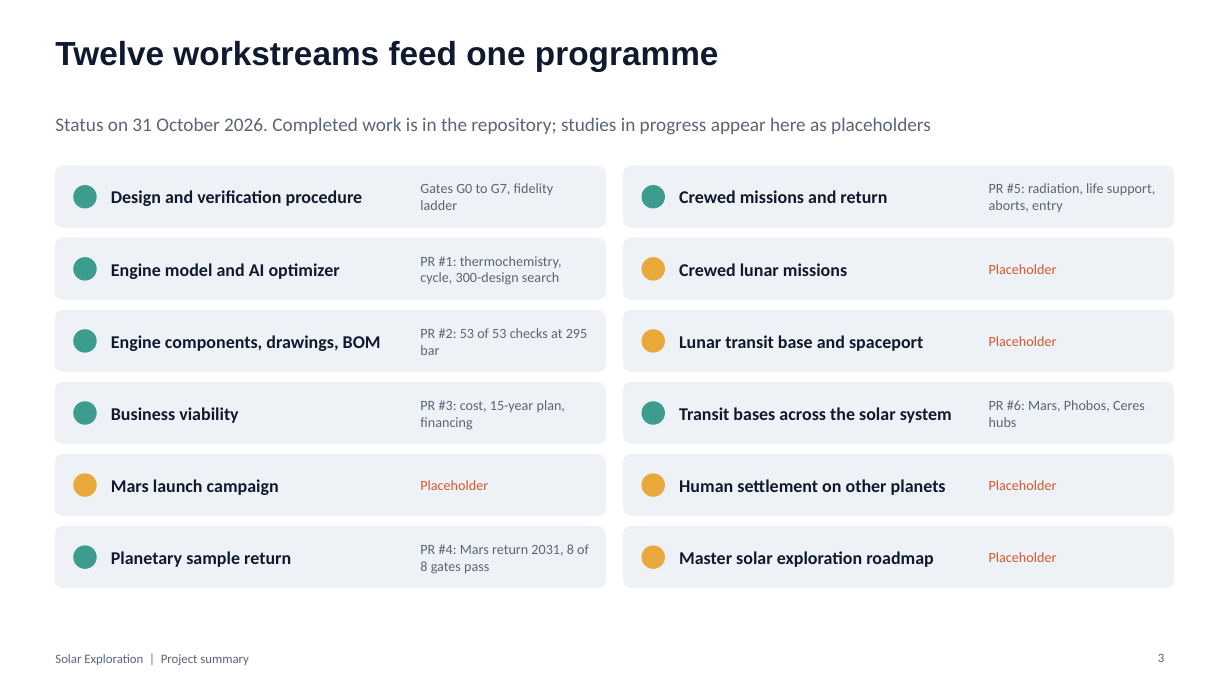
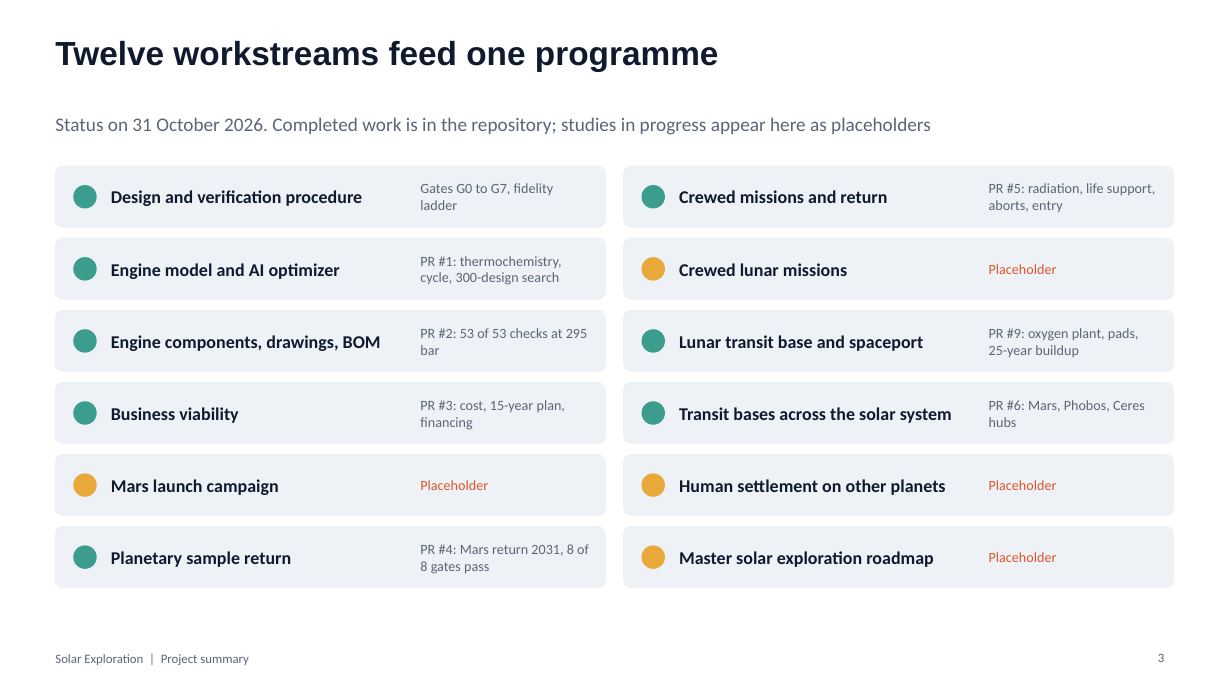
Before and after one commit to Skymeapple/solar-exploration, a slide deck: slide 3 of presentation/Solar_Exploration_Project_Summary.pptx. Drawn at 1232x693 pixels with LibreOffice and Linux fonts; fonts in the diff are those of the drawing. Boxes give left, top, right and bottom in pixels: in the first picture for what was removed or moved away, otherwise in the second. Text is boxed around its words. In the diff, an @@ line names an element or a change of style, - is before the commit and + after.

```diff
--- a/presentation/Solar_Exploration_Project_Summary.pptx
+++ b/presentation/Solar_Exploration_Project_Summary.pptx
@@ text at (989, 328, 1139, 357): text changed; text colour #D9572B to #5B6577 @@
-Placeholder
+PR #9: oxygen plant, pads, 25-year buildup
@@ ellipse at (642, 330, 665, 352): fill #E9A93A to #3C9D8F; outline #E9A93A 1 pt to #3C9D8F 1 pt @@
```
Also in this commit, not shown: 7 other slides changed, 2 slides added, 1 other file.
